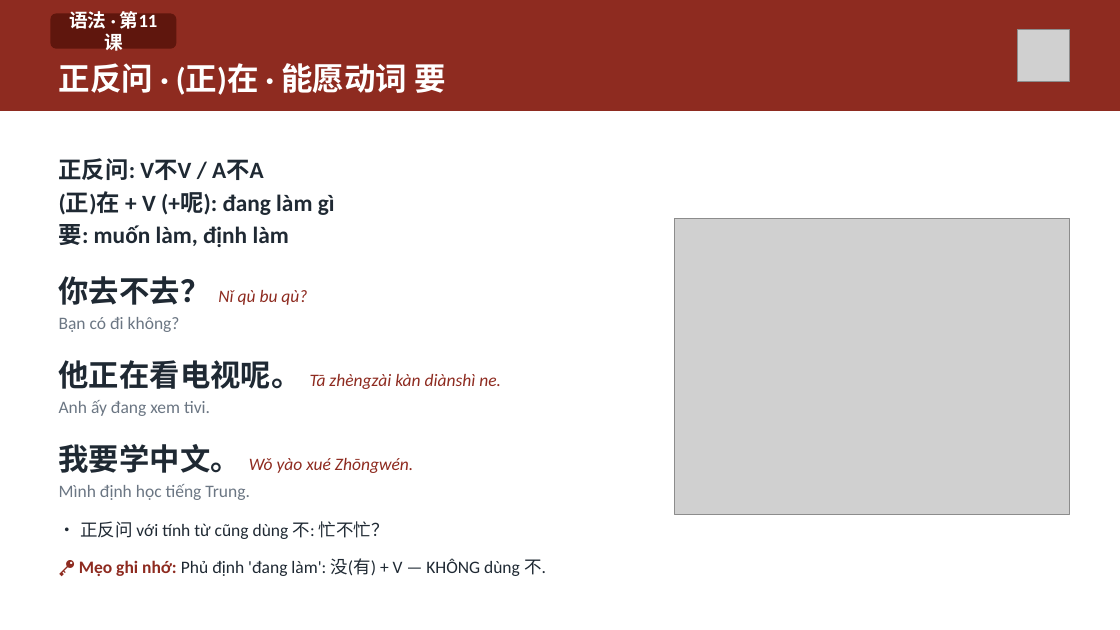
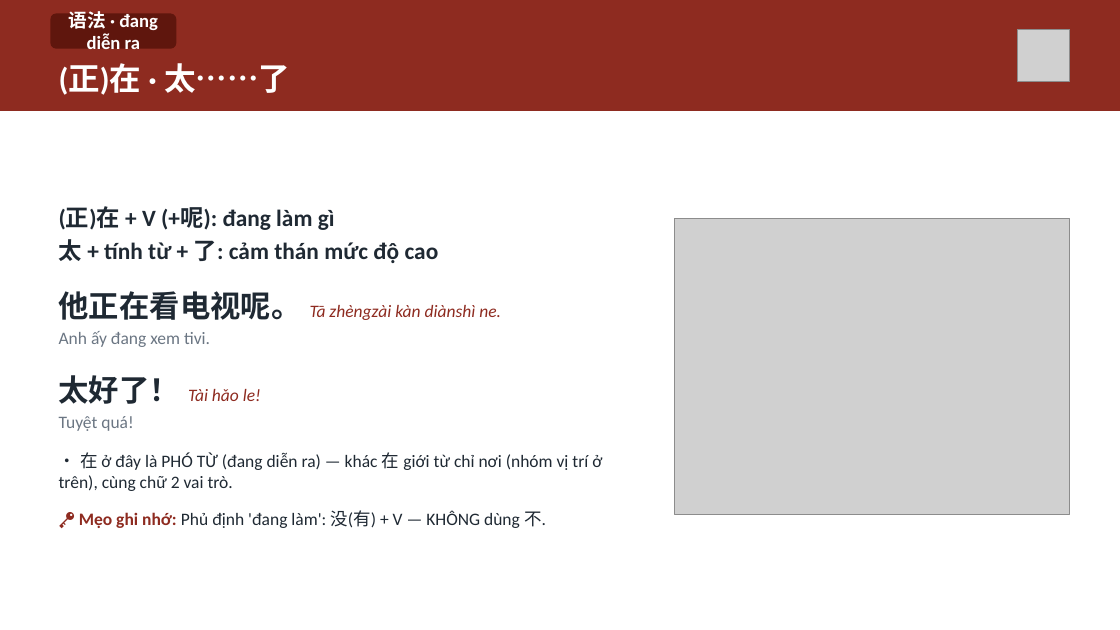
Before and after one commit to HuyenNguyen911/chinese-learning-os, a slide deck: slide 15 of output/hsk1/buoi16_ontap/slide/Buoi-16-Ontap.pptx (slide 13 before the commit). Drawn at 1120x630 pixels with LibreOffice and Linux fonts; fonts in the diff are those of the drawing; grey boxes stand for pictures. Boxes give left, top, right and bottom in pixels: in the first picture for what was removed or moved away, otherwise in the second. Text is boxed around its words. In the diff, an @@ line names an element or a change of style, - is before the commit and + after.

```diff
--- a/output/hsk1/buoi16_ontap/slide/Buoi-16-Ontap.pptx
+++ b/output/hsk1/buoi16_ontap/slide/Buoi-16-Ontap.pptx
@@ text in rounded rectangle at box(69, 11, 158, 49): text changed @@
-语法 · 第11课
+语法 · đang diễn ra
@@ text at box(59, 63, 290, 95): text changed @@
-正反问 · (正)在 · 能愿动词 要
+(正)在 · 太……了
@@ text at box(59, 158, 264, 180): paragraph removed @@
-正反问: V不V / A不A
@@ text at box(59, 206, 335, 230): less space between paragraphs @@
@@ text at box(59, 239, 439, 263): text changed; size 15 to 20 pt @@
-要: muốn làm, định làm
-你去不去？ Nǐ qù bu qù?
-Bạn có đi không?
+太 + tính từ + 了: cảm thán mức độ cao
@@ text at box(59, 375, 602, 491): text changed @@
-我要学中文。 Wǒ yào xué Zhōngwén.
-Mình định học tiếng Trung.
-• 正反问 với tính từ cũng dùng 不: 忙不忙？
+太好了！ Tài hǎo le!
+Tuyệt quá!
+• 在 ở đây là PHÓ TỪ (đang diễn ra) — khác 在 giới từ chỉ nơi (nhóm vị trí ở trên), cùng chữ 2 vai trò.
```
Also in this commit, not shown: 16 other slides changed, 2 slides added, 1 slide removed, 44 other files.
